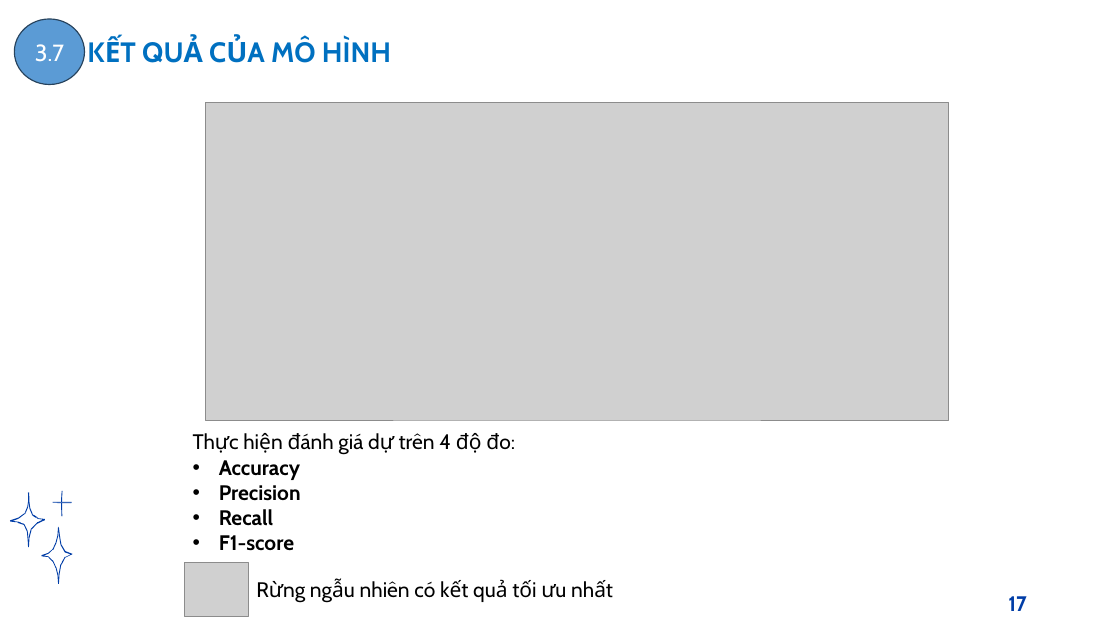
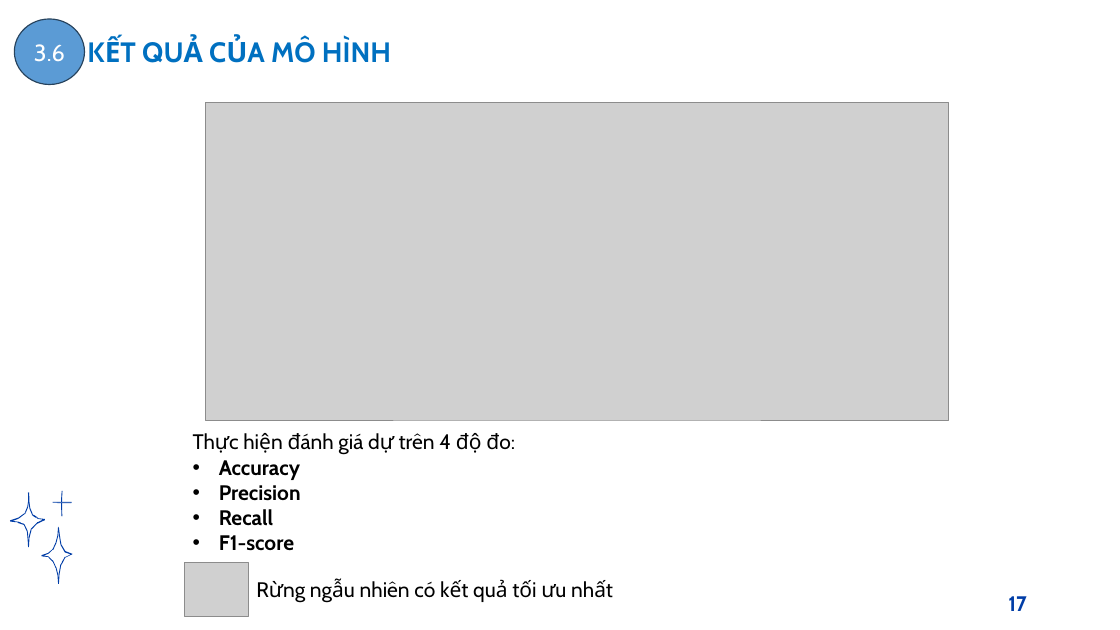
Before and after one commit to tantlu/ramen_rating_2024, a slide deck: slide 17 of Baove.pptx. Drawn at 1120x630 pixels with LibreOffice and Linux fonts; fonts in the diff are those of the drawing; grey boxes stand for pictures; background and template pictures are left out. Boxes give left, top, right and bottom in pixels: in the first picture for what was removed or moved away, otherwise in the second. Text is boxed around its words. In the diff, an @@ line names an element or a change of style, - is before the commit and + after.

```diff
--- a/Baove.pptx
+++ b/Baove.pptx
@@ text in ellipse at (x1=34, y1=44, x2=65, y2=62): text changed @@
-3.7
+3.6
```
Also in this commit, not shown: 4 other slides changed.
